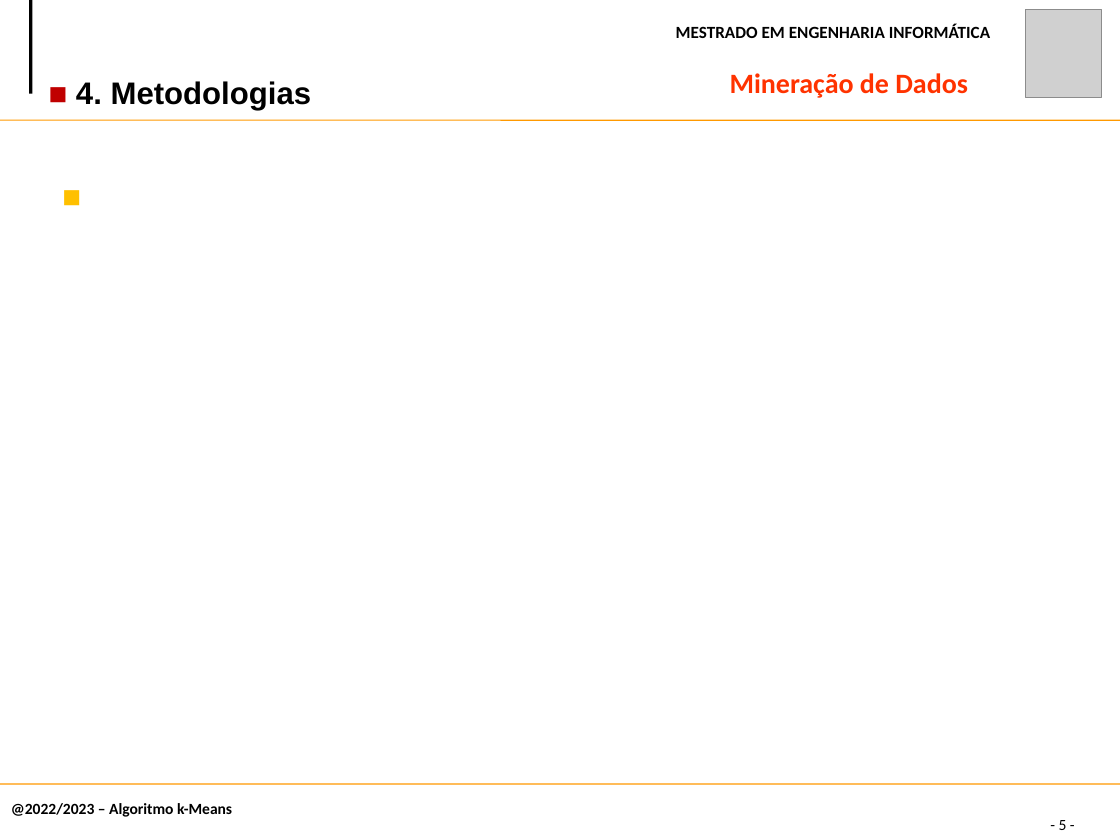
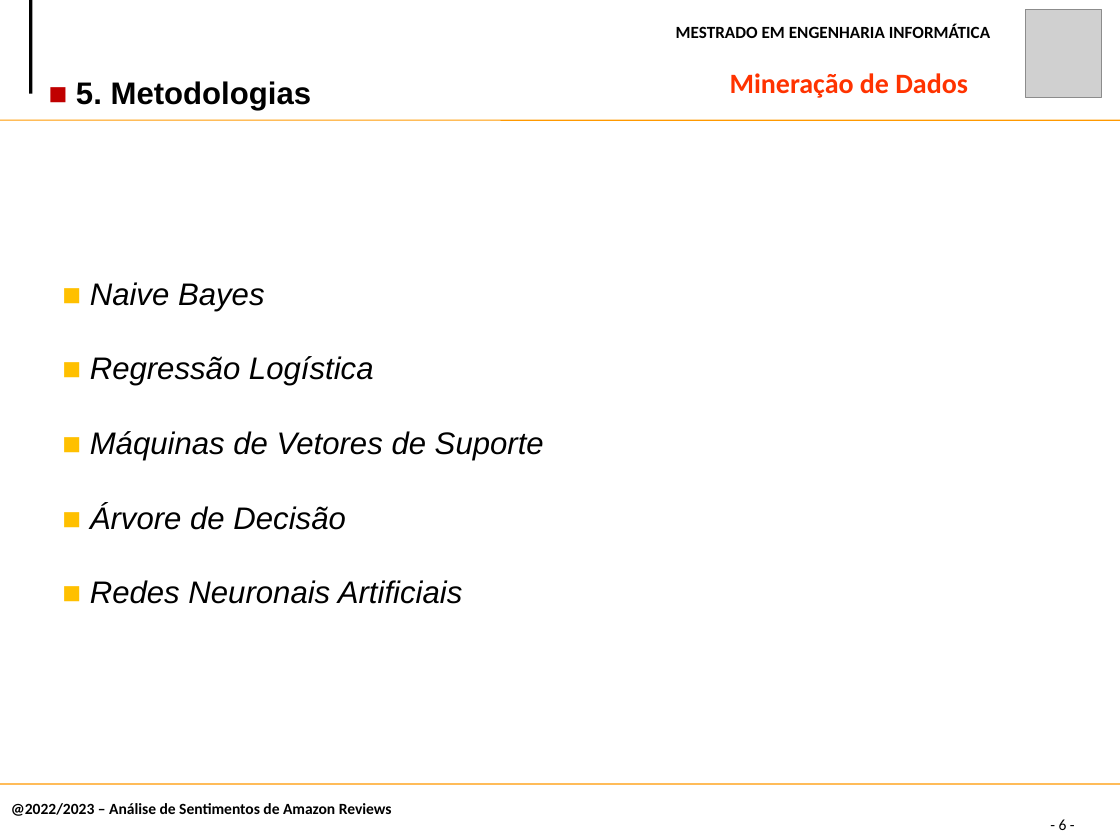
Before and after one commit to claudiadmr/MD-Projeto, a slide deck: slide 6 of Fase1/MD.pptx (slide 5 before the commit). Drawn at 1120x840 pixels with LibreOffice and Linux fonts; fonts in the diff are those of the drawing; grey boxes stand for pictures. Boxes give left, top, right and bottom in pixels: in the first picture for what was removed or moved away, otherwise in the second. Text is boxed around its words. In the diff, an @@ line names an element or a change of style, - is before the commit and + after.

```diff
--- a/Fase1/MD.pptx
+++ b/Fase1/MD.pptx
@@ text at <box>76,81,312,111</box>: text changed @@
-■ 4. Metodologias
+■ 5. Metodologias
@@ text removed at <box>52,133,1068,209</box> @@
-■
@@ text added at <box>90,282,544,604</box>, 20 pt, text #000000, italic @@
+■ Naive Bayes
+■ Regressão Logística
+■ Máquinas de Vetores de Suporte
+■ Árvore de Decisão
+■ Redes Neuronais Artificiais
@@ text at <box>11,803,392,816</box>: text changed @@
-@2022/2023 – Algoritmo k-Means
+@2022/2023 – Análise de Sentimentos de Amazon Reviews
@@ page number at <box>1059,819,1067,830</box>: text changed @@
-- 5 -
+- 6 -
```
Also in this commit, not shown: 5 other slides changed, 2 slides added.
